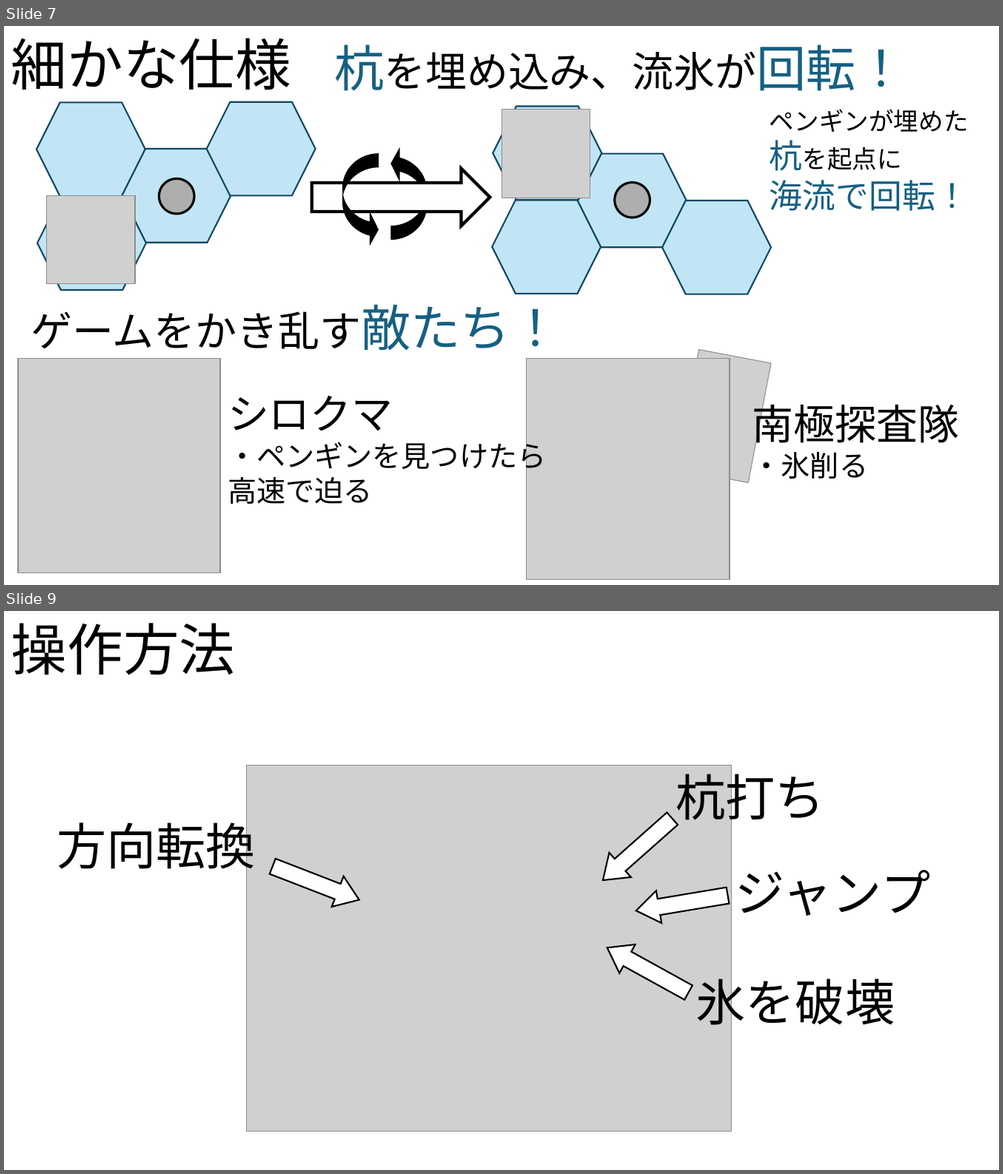
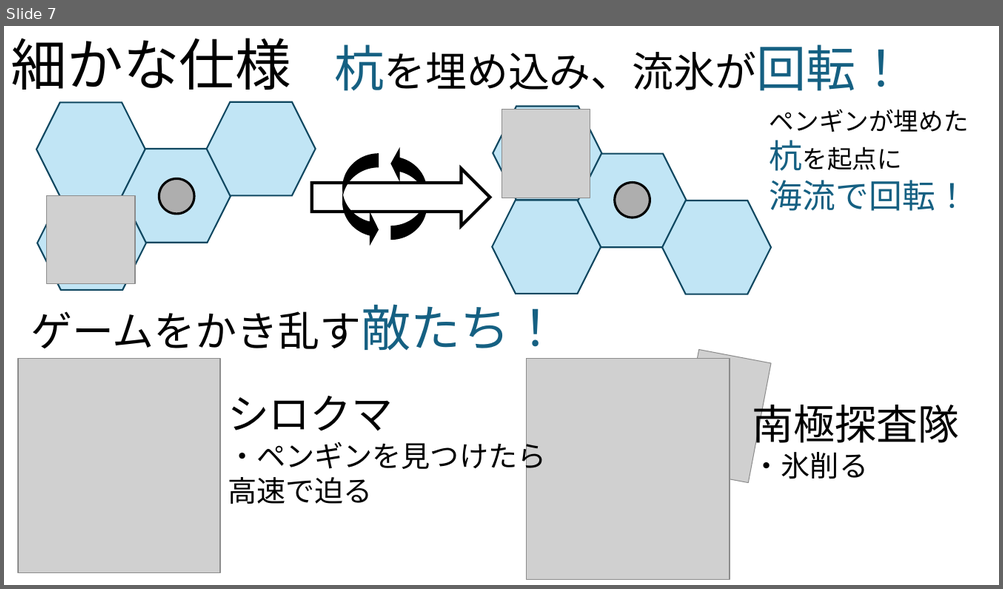
Before and after one commit to RitsukiObara/GraduationTeam, a slide deck: 03_企画書/PenguinPlan.pptx. Shown one above the other, each under a label of ours: slides 7 and 9 before the commit, slide 7 after it; the slides between them are not shown. The pictures are 1003x1174 and 1003x589 pixels, drawn with LibreOffice and Linux fonts; fonts in the diff are those of the drawing; grey boxes stand for pictures. Boxes give left, top, right and bottom in pixels: in the first picture for what was removed or moved away, otherwise in the second. Text is boxed around its words. In the diff, an @@ line names an element or a change of style, - is before the commit and + after.

```diff
--- a/03_企画書/PenguinPlan.pptx
+++ b/03_企画書/PenguinPlan.pptx
@@ slide 9 removed at (4,611,999,1170), background #FFFFFF @@
@@ text removed at (11,623,235,675) @@
-操作方法
@@ picture removed at (247,766,731,1132) @@
@@ text removed at (675,766,825,829) @@
-杭打ち
@@ right arrow removed at (592,807,683,893) @@
@@ text removed at (57,814,256,877) @@
-方向転換
@@ right arrow removed at (267,851,365,915) @@
@@ text removed at (735,870,930,916) @@
-ジャンプ
@@ right arrow removed at (633,880,730,927) @@
@@ right arrow removed at (600,934,697,1008) @@
@@ text removed at (695,971,894,1034) @@
-氷を破壊
```
Also in this commit, not shown: 3 slides changed, 1 other slide removed.
